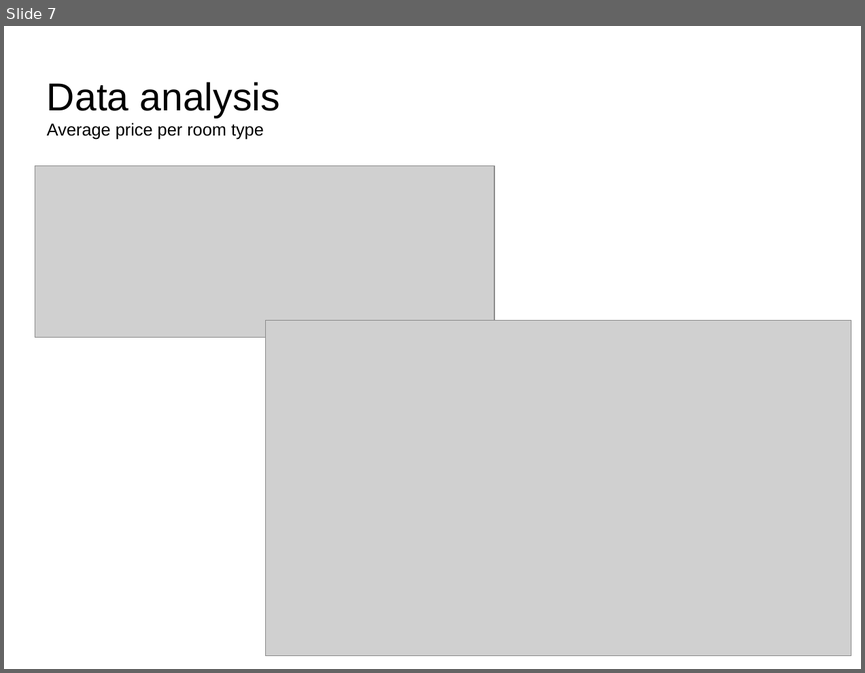
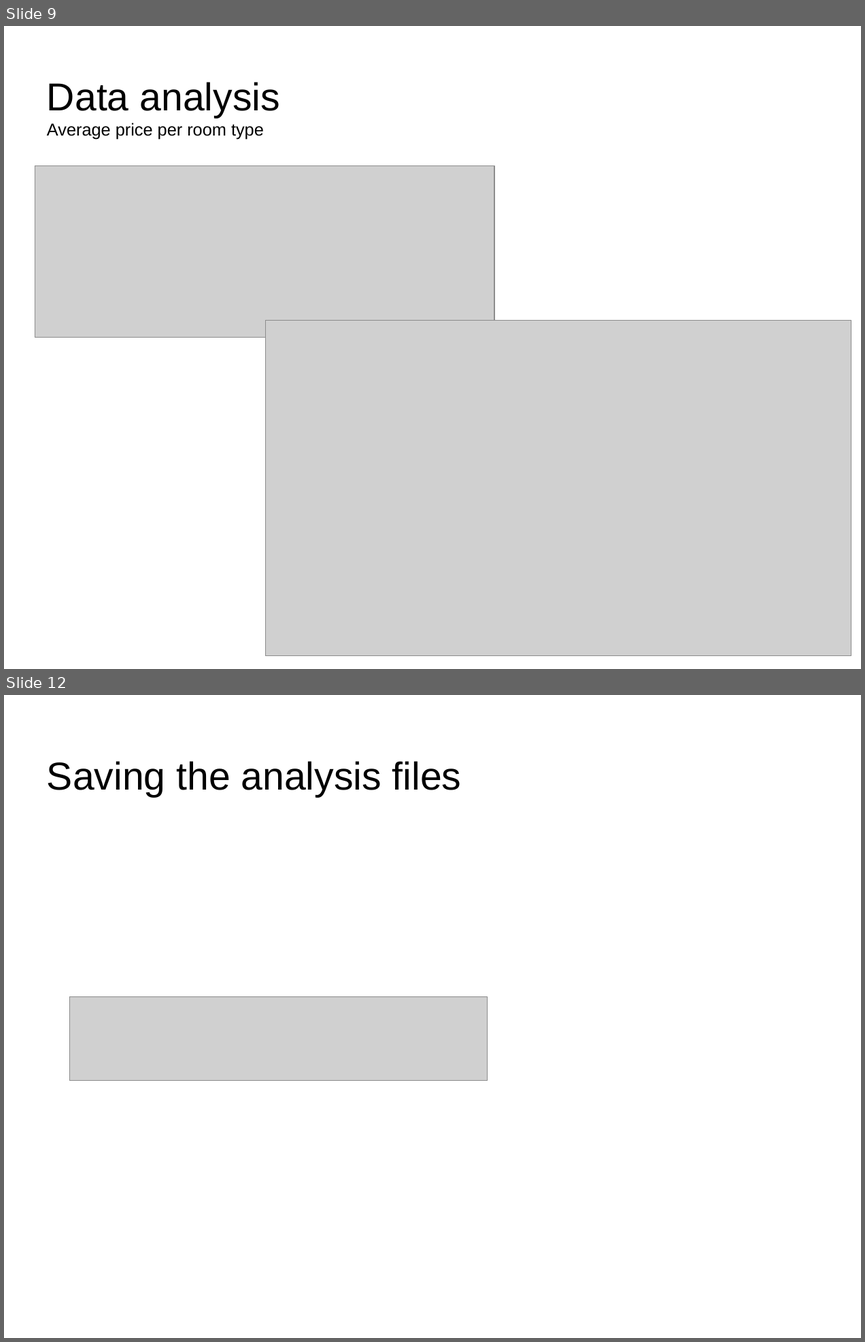
Before and after one commit to IngaGS/SheGoesTech_FinalProject, a slide deck: Final Project.odp. Shown one above the other, each under a label of ours: slide 7 before the commit, slides 9 and 12 after it; the slides between them are not shown. The pictures are 865x673 and 865x1342 pixels, drawn with LibreOffice and Linux fonts; fonts in the diff are those of the drawing; grey boxes stand for pictures; background and template pictures are left out. Boxes give left, top, right and bottom in pixels: in the first picture for what was removed or moved away, otherwise in the second. Text is boxed around its words. In the diff, an @@ line names an element or a change of style, - is before the commit and + after.

```diff
--- a/Final Project.odp
+++ b/Final Project.odp
@@ slide 12 added at (x1=4, y1=695, x2=861, y2=1338), background #FFFFFF @@
@@ text added at (x1=47, y1=761, x2=462, y2=797), 36 pt, text #000000 @@
+Saving the analysis files
@@ picture added at (x1=70, y1=997, x2=487, y2=1080) @@
@@ what was slide 7 is now slide 9 @@
```
Also in this commit, not shown: 2 slides changed, 5 other slides added, 21 other files.
